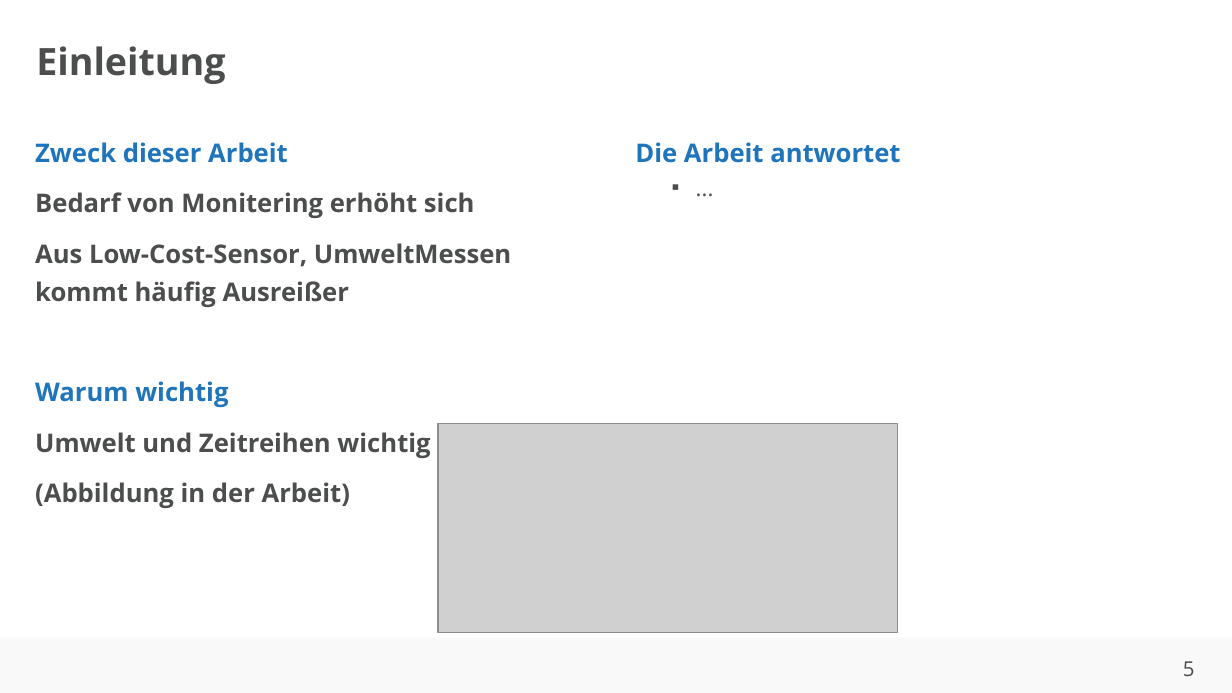
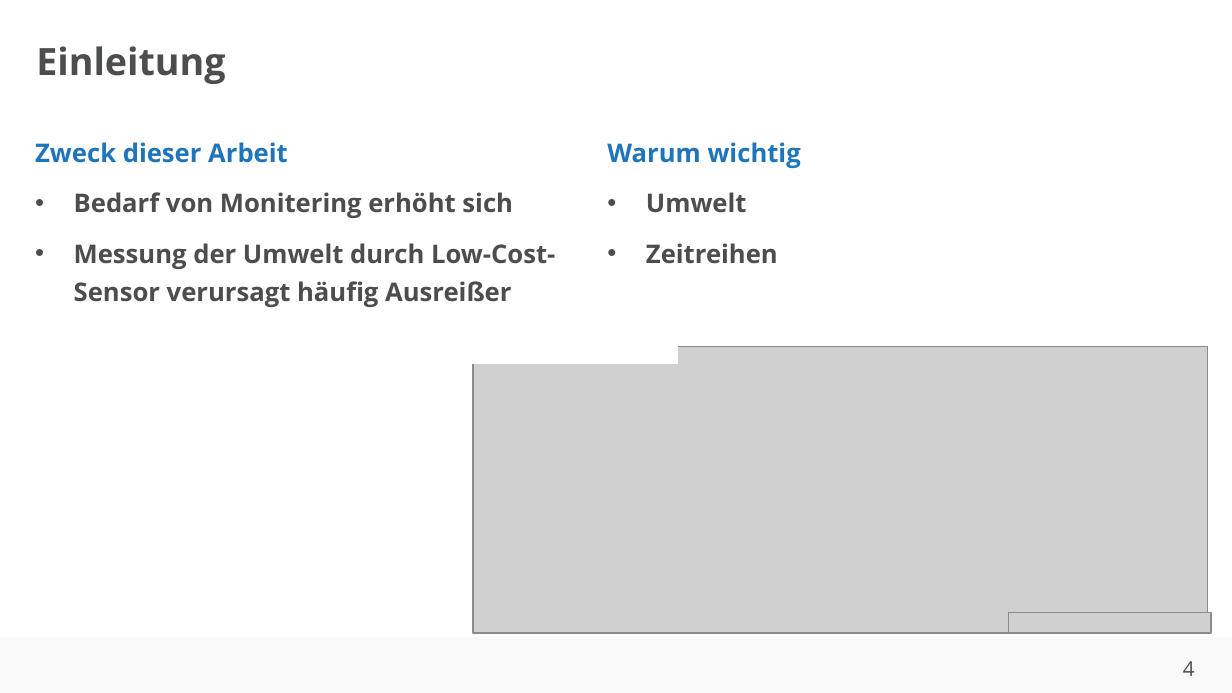
Before and after one commit to ahndavin/Abschlussarbeit_Bachelor, a slide deck: slide 4 of Kolloquium/Kolloquium.pptx (slide 5 before the commit). Drawn at 1232x693 pixels with LibreOffice and Linux fonts; fonts in the diff are those of the drawing; grey boxes stand for pictures; background and template pictures are left out. Boxes give left, top, right and bottom in pixels: in the first picture for what was removed or moved away, otherwise in the second. Text is boxed around its words. In the diff, an @@ line names an element or a change of style, - is before the commit and + after.

```diff
--- a/Kolloquium/Kolloquium.pptx
+++ b/Kolloquium/Kolloquium.pptx
@@ text added at (x1=607, y1=142, x2=801, y2=264), 15 pt, text #4C4D4D, bold @@
+Warum wichtig
+• Umwelt
+• Zeitreihen
@@ text removed at (x1=635, y1=142, x2=900, y2=163) @@
-Die Arbeit antwortet
-  ▪ ...
@@ text at (x1=74, y1=192, x2=513, y2=218): bullet none to • @@
@@ text at (x1=74, y1=243, x2=555, y2=307): text changed @@
-Aus Low-Cost-Sensor, UmweltMessen kommt häufig Ausreißer
-Warum wichtig
-Umwelt und Zeitreihen wichtig
-(Abbildung in der Arbeit)
+• Messung der Umwelt durch Low-Cost-Sensor verursagt häufig Ausreißer
@@ picture added at (x1=473, y1=346, x2=1207, y2=633) @@
@@ rectangle added at (x1=473, y1=346, x2=678, y2=362), fill #FFFFFF, outline #FFFFFF 1 pt @@
@@ picture removed at (x1=439, y1=424, x2=898, y2=633) @@
@@ picture added at (x1=1008, y1=612, x2=1211, y2=633) @@
@@ page number at (x1=1183, y1=661, x2=1195, y2=676): text changed @@
-5
+4
```
Also in this commit, not shown: 9 other slides changed, 4 slides added, 3 slides removed, 2 other files.
